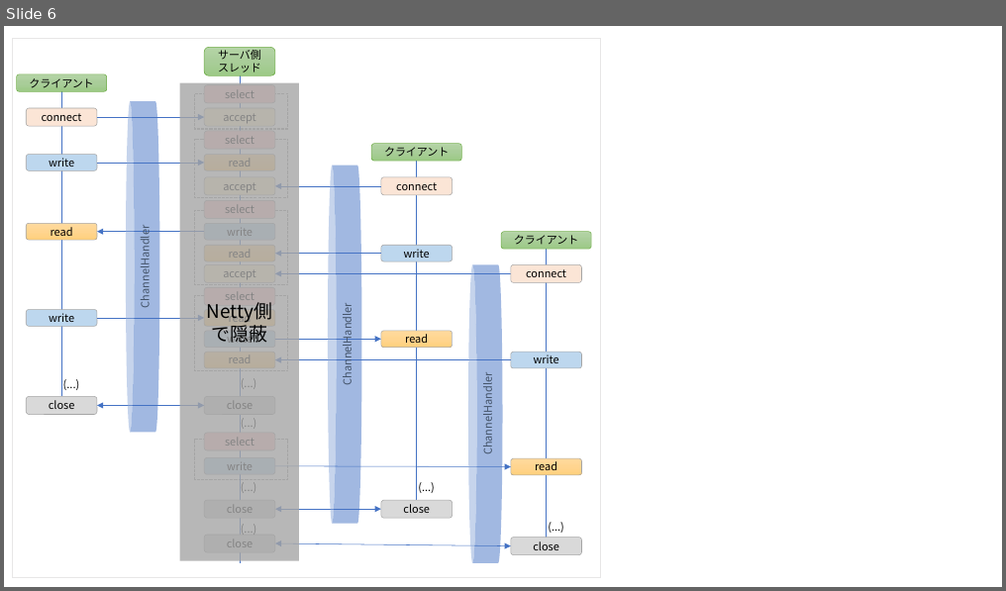
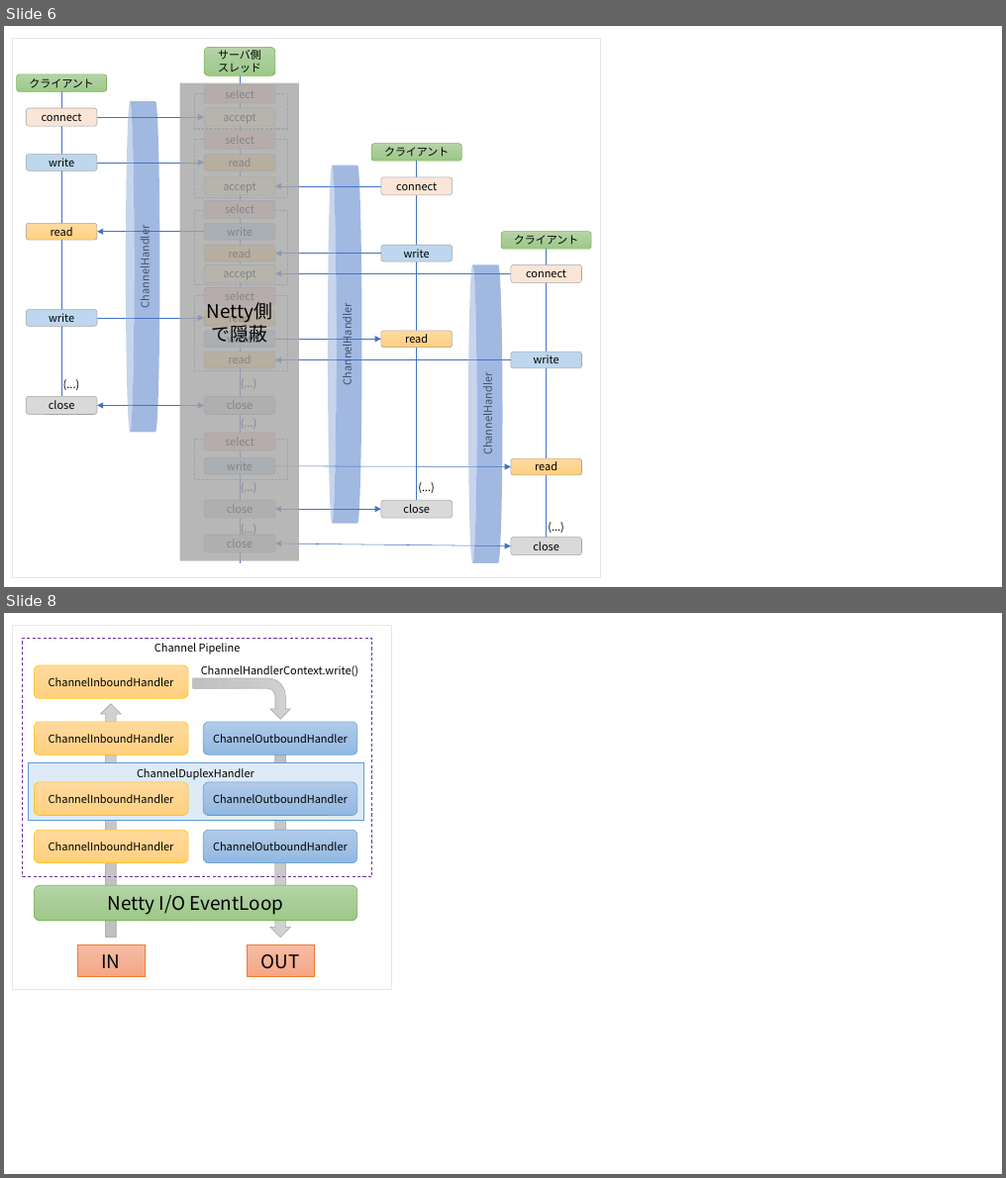
Before and after one commit to SecureSkyTechnology/study-netty4_1-201710, a slide deck: wiki-images.pptx. Shown one above the other, each under a label of ours: slide 6 before the commit, slides 6 and 8 after it; the slides between them are not shown. The pictures are 1006x591 and 1006x1178 pixels, drawn with LibreOffice and Linux fonts; fonts in the diff are those of the drawing. Boxes give left, top, right and bottom in pixels: in the first picture for what was removed or moved away, otherwise in the second. Text is boxed around its words. In the diff, an @@ line names an element or a change of style, - is before the commit and + after.

```diff
--- a/wiki-images.pptx
+++ b/wiki-images.pptx
@@ slide 8 added at (4,613,1002,1174), background #FFFFFF @@
@@ rectangle added at (12,626,391,990), outline #E7E6E6 0.25 pt @@
@@ rectangle added at (23,638,372,877), outline #7030A0 0.75 pt dashed, 10.5 pt, text #000000 @@
+Channel Pipeline
@@ rounded rectangle added at (34,665,188,698), fill gradient #FFDB9E to #FFD590 to #FFD07C, outline #FFC000 0.5 pt, 10.5 pt, text #000000 @@
+ChannelInboundHandler
@@ text added at (201,665,358,676), 10.5 pt, text #000000 @@
+ChannelHandlerContext.write()
@@ bent arrow added at (193,678,291,719), fill gradient #D2D2D2 to #C8C8C8 to #C0C0C0, outline #A5A5A5 0.5 pt @@
@@ rounded rectangle added at (34,722,188,755), fill gradient #FFDB9E to #FFD590 to #FFD07C, outline #FFC000 0.5 pt, 10.5 pt, text #000000 @@
+ChannelInboundHandler
@@ up arrow added at (101,703,121,937), fill gradient #D2D2D2 to #C8C8C8 to #C0C0C0, outline #A5A5A5 0.5 pt @@
@@ rounded rectangle added at (203,722,357,755), fill gradient #B1CBE9 to #A3C1E5 to #93B9E4, outline #5B9BD5 0.5 pt, 10.5 pt, text #000000 @@
+ChannelOutboundHandler
@@ up arrow added at (270,740,291,938), fill gradient #D2D2D2 to #C8C8C8 to #C0C0C0, outline #A5A5A5 0.5 pt @@
@@ rectangle added at (28,762,364,820), fill #DEEBF7, outline #5B9BD5 0.5 pt, 10.5 pt, text #000000 @@
+ChannelDuplexHandler
@@ rounded rectangle added at (34,782,188,815), fill gradient #FFDB9E to #FFD590 to #FFD07C, outline #FFC000 0.5 pt, 10.5 pt, text #000000 @@
+ChannelInboundHandler
@@ rounded rectangle added at (203,782,357,815), fill gradient #B1CBE9 to #A3C1E5 to #93B9E4, outline #5B9BD5 0.5 pt, 10.5 pt, text #000000 @@
+ChannelOutboundHandler
@@ rounded rectangle added at (34,830,188,863), fill gradient #FFDB9E to #FFD590 to #FFD07C, outline #FFC000 0.5 pt, 10.5 pt, text #000000 @@
+ChannelInboundHandler
@@ rounded rectangle added at (203,830,357,863), fill gradient #B1CBE9 to #A3C1E5 to #93B9E4, outline #5B9BD5 0.5 pt, 10.5 pt, text #000000 @@
+ChannelOutboundHandler
@@ rounded rectangle added at (34,885,357,921), fill gradient #B5D5A7 to #AACE9A to #9CC987, outline #70AD47 0.5 pt, 18 pt, text #000000 @@
+Netty I/O EventLoop
@@ rectangle added at (77,946,145,977), fill gradient #F7BDA5 to #F5B196 to #F8A582, outline #ED7D31 0.5 pt, 18 pt, text #000000 @@
+IN
@@ rectangle added at (247,946,314,977), fill gradient #F7BDA5 to #F5B196 to #F8A582, outline #ED7D31 0.5 pt, 18 pt, text #000000 @@
+OUT
```
Also in this commit, not shown: 3 other slides added, 4 other files.
